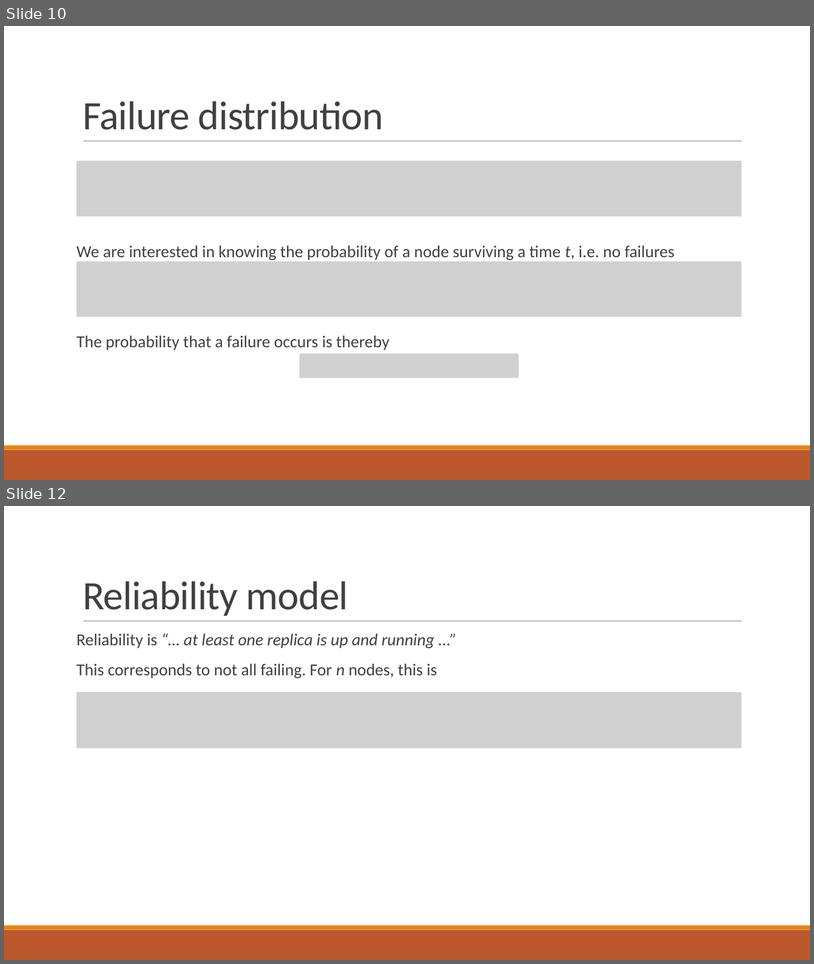
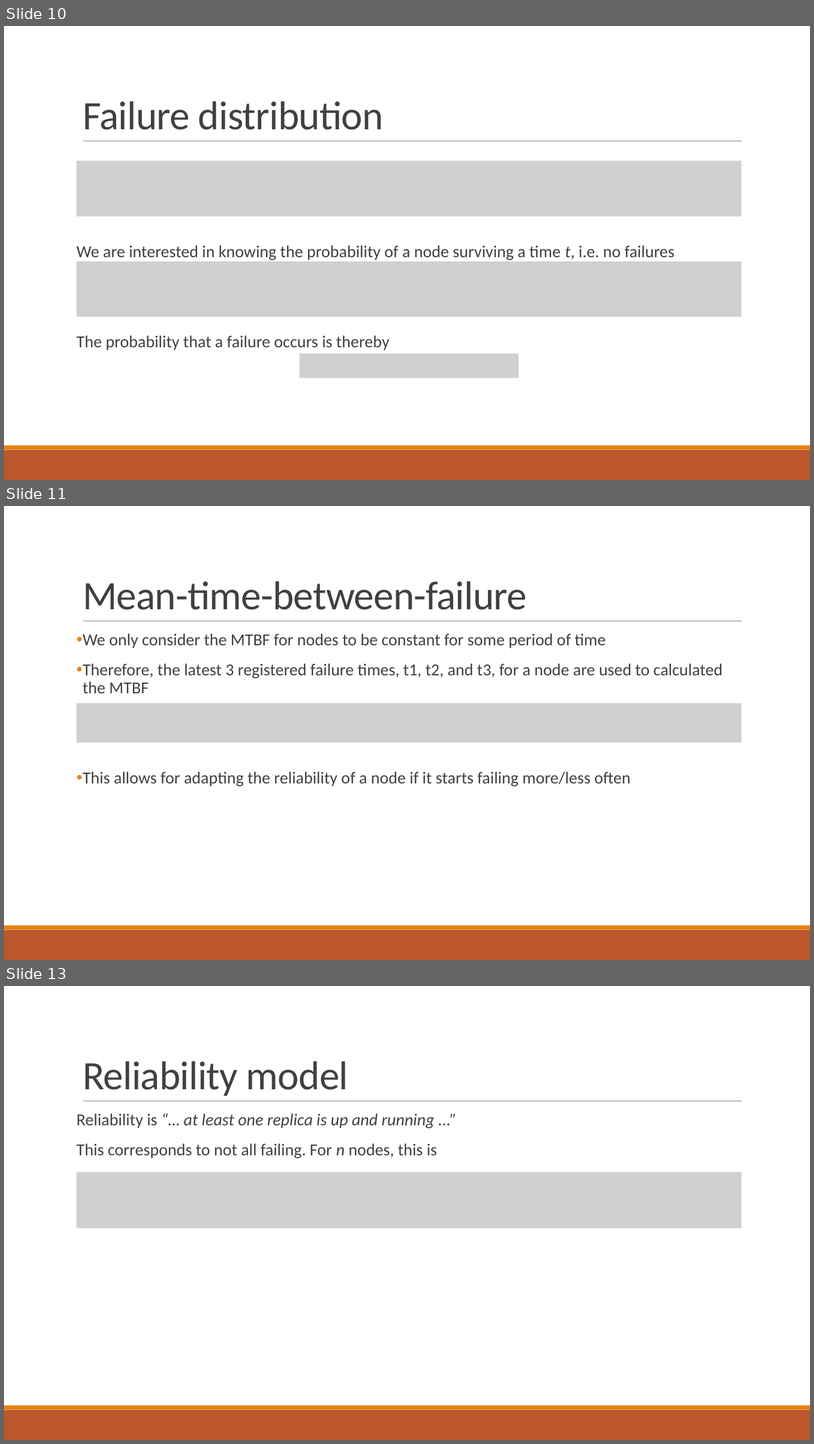
Before and after one commit to PStahl/master_thesis, a slide deck: presentation/presentation.pptx. Shown one above the other, each under a label of ours: slides 10 and 12 before the commit, slides 10, 11 and 13 after it; the slides between them are not shown. The pictures are 814x964 and 814x1444 pixels, drawn with LibreOffice and Linux fonts; fonts in the diff are those of the drawing; grey boxes stand for pictures. Boxes give left, top, right and bottom in pixels: in the first picture for what was removed or moved away, otherwise in the second. Text is boxed around its words. In the diff, an @@ line names an element or a change of style, - is before the commit and + after.

```diff
--- a/presentation/presentation.pptx
+++ b/presentation/presentation.pptx
@@ slide 11 added at <box>4,506,810,960</box>, background #FFFFFF; not listed: 3 template elements that a slide beside it also shows @@
@@ title added at <box>83,581,527,610</box>, 48 pt, text #404040 @@
+Mean-time-between-failure
@@ text added at <box>83,633,723,786</box>, 20 pt, text #404040 @@
+• We only consider the MTBF for nodes to be constant for some period of time
+• Therefore, the latest 3 registered failure times, t1, t2, and t3, for a node are used to calculated the MTBF
+• This allows for adapting the reliability of a node if it starts failing more/less often
@@ picture added at <box>77,703,742,742</box> @@
@@ what was slide 12 is now slide 13 @@
```
Also in this commit, not shown: 7 slides changed, 1 other slide added.
